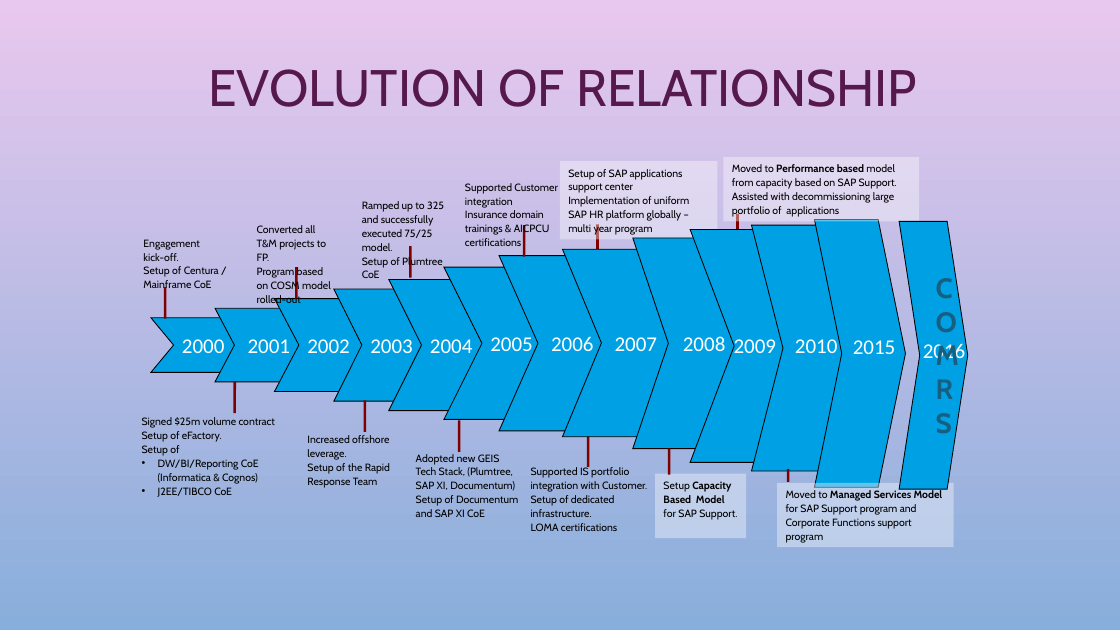
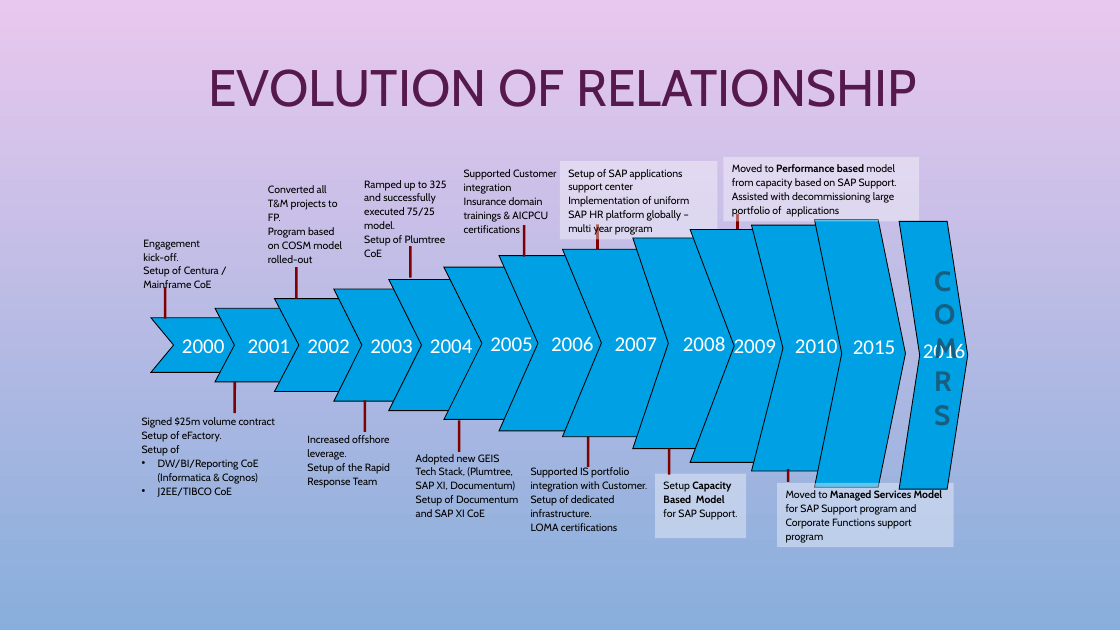
Before and after one commit to priyanka165/PPT, a slide deck: slide 4 of IMPM Process.pptx (slide 3 before the commit). Drawn at 1120x630 pixels with LibreOffice and Linux fonts; fonts in the diff are those of the drawing; background and template pictures are left out. Boxes give left, top, right and bottom in pixels: in the first picture for what was removed or moved away, otherwise in the second. Text is boxed around its words. In the diff, an @@ line names an element or a change of style, - is before the commit and + after.

```diff
--- a/IMPM Process.pptx
+++ b/IMPM Process.pptx
@@ text "Converted all T&M projects to ...": place and size @@
-text "Converted all T&M projects to ..." at bbox=[257, 225, 331, 306]
+text "Converted all T&M projects to ..." at bbox=[268, 185, 342, 263]
@@ text "Ramped up to 325 and ...": place and size @@
-text "Ramped up to 325 and ..." at bbox=[362, 201, 444, 278]
+text "Ramped up to 325 and ..." at bbox=[364, 180, 447, 257]
@@ text "Supported Customer integration": place and size @@
-text "Supported Customer integration" at bbox=[465, 183, 557, 246]
+text "Supported Customer integration" at bbox=[464, 169, 556, 233]
@@ text "COMRS": place and size @@
-text "COMRS" at bbox=[930, 266, 944, 444]
+text "COMRS" at bbox=[928, 259, 943, 437]
```
Also in this commit, not shown: 3 other slides changed, 1 slide added.
